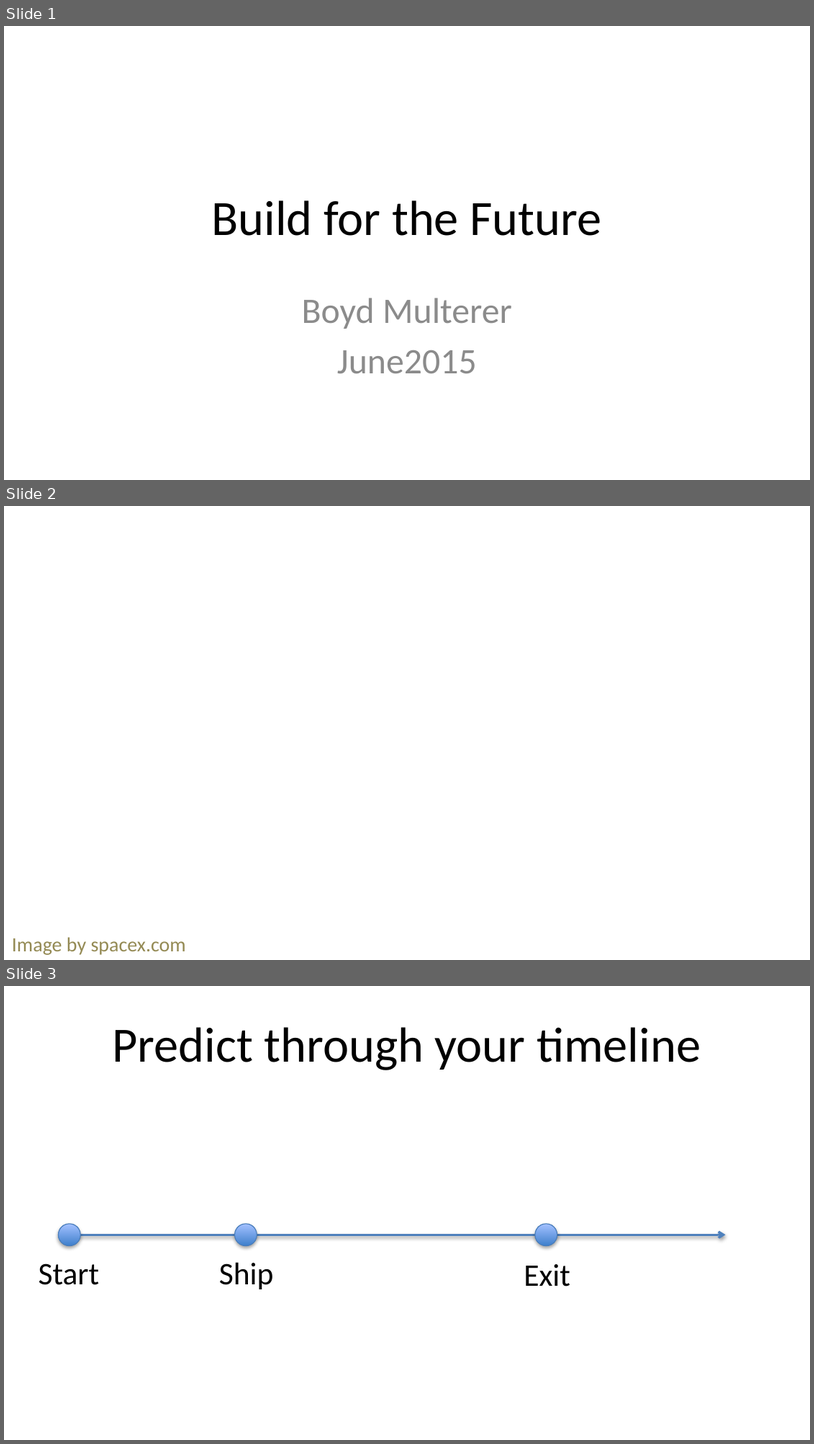
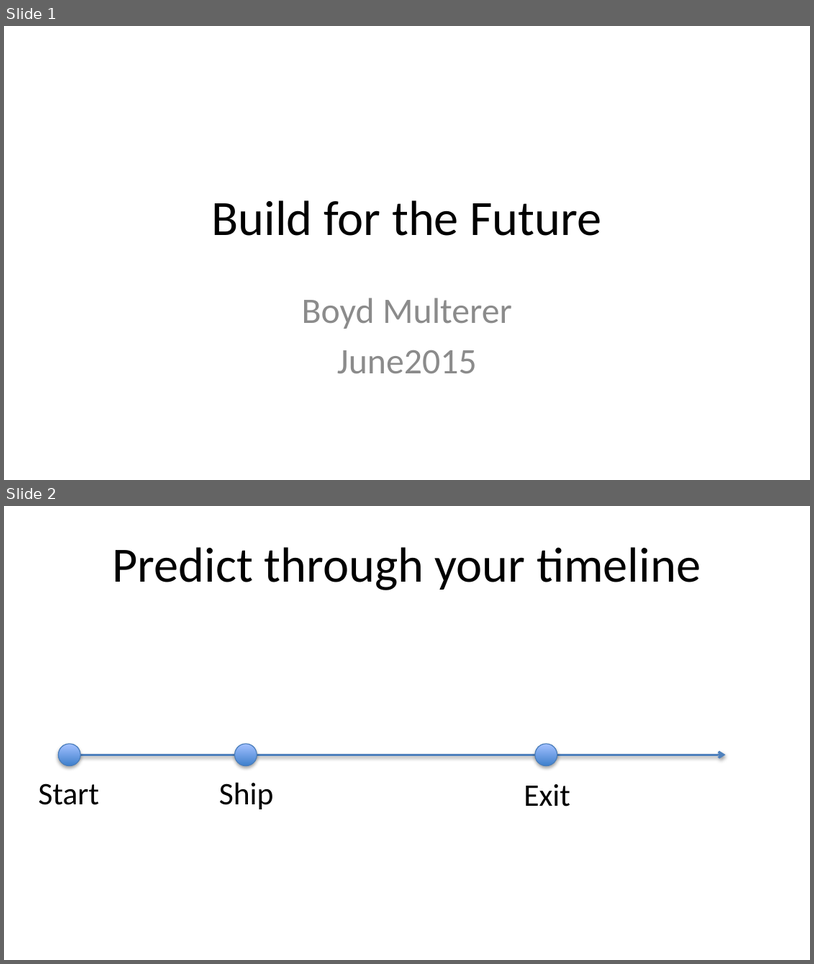
Before and after one commit to boydm/presentations, a slide deck: GfCE_2015.pptx. Shown one above the other, each under a label of ours: slides 1, 2 and 3 before the commit, slides 1 and 2 after it. The pictures are 814x1444 and 814x964 pixels, drawn with LibreOffice and Linux fonts; fonts in the diff are those of the drawing; background and template pictures are left out. Boxes give left, top, right and bottom in pixels: in the first picture for what was removed or moved away, otherwise in the second. Text is boxed around its words. In the diff, an @@ line names an element or a change of style, - is before the commit and + after.

```diff
--- a/GfCE_2015.pptx
+++ b/GfCE_2015.pptx
@@ slide 2 removed at <box>4,506,810,960</box>, background picture (left out) @@
@@ text removed at <box>12,937,186,955</box> @@
-Image by spacex.com
@@ what was slide 3 is now slide 2 @@
```
Also in this commit, not shown: 1 other slide removed.
